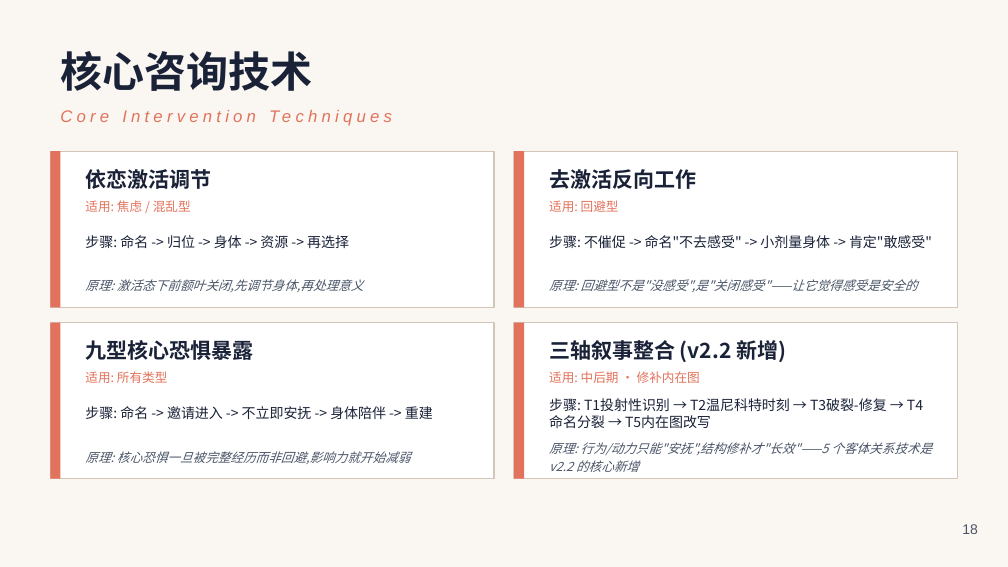
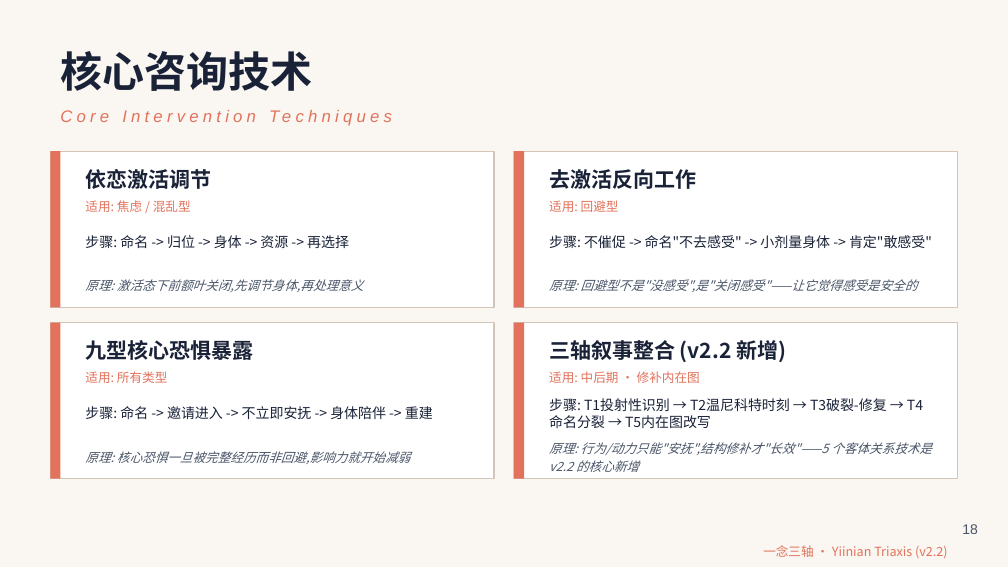
Before and after one commit to Yiinian1314/tri-axis-attachment-enneagram-framework-v2.2, a slide deck: slide 18 of 03-培训PPT/attachment-enneagram-consultation-training.pptx. Drawn at 1008x567 pixels with LibreOffice and Linux fonts; fonts in the diff are those of the drawing. Boxes give left, top, right and bottom in pixels: in the first picture for what was removed or moved away, otherwise in the second. Text is boxed around its words. In the diff, an @@ line names an element or a change of style, - is before the commit and + after.

```diff
--- a/03-培训PPT/attachment-enneagram-consultation-training.pptx
+++ b/03-培训PPT/attachment-enneagram-consultation-training.pptx
@@ text added at <box>763,545,948,558</box>, 9 pt, text #E2725B @@
+一念三轴 · Yiinian Triaxis (v2.2)
```
Also in this commit, not shown: 13 other slides changed, 2 slides added, 1 slide removed, 28 other files.
